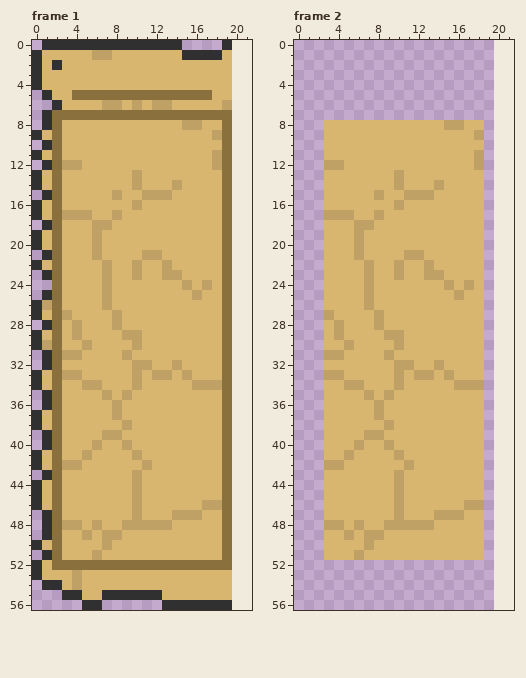
Pixel-art file: Assets/Sprites/UI/Builder/RightPanel/Background.aseprite. Above is the file before it was changed.
20x57 pixels, 2 frames. Shown: frame 1, frame 2. The old version is drawn lined up with the new one, on the new canvas.
The same view after the edit:
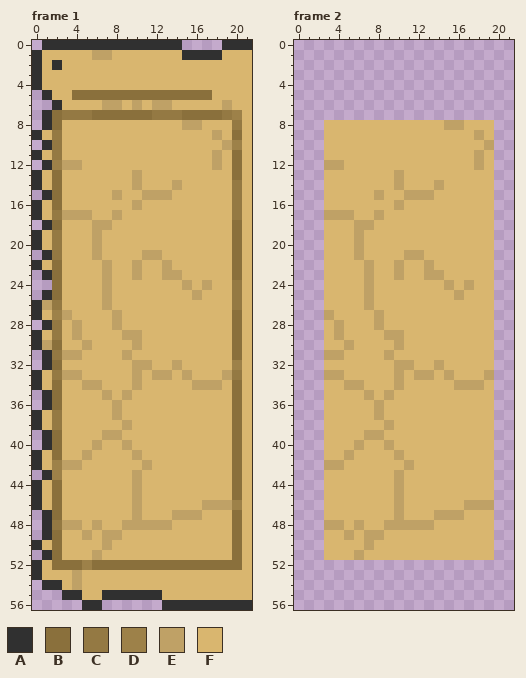
Palette (. is transparent): A #303030  B #8a703c  C #947943  D #9d8149  E #bfa166  F #d9b66f
What changed:
canvas 20x57 -> 22x57
Frame 1:
The author put colour A in row 0 at x 20 to 21; in row 56 at x 20 to 21.
The author put colour B in row 9 at x 20; in rows 11 to 13 at x 20; in rows 18 to 23 at x 20; in rows 27 to 31 at x 20; in rows 34 to 45 at x 20; in rows 47 to 52 at x 20.
The author put colour C in row 8 at x 20; in rows 14 to 17 at x 20; in rows 24 to 26 at x 20; in row 33 at x 20.
Colour B becomes colour C in row 7 at x 3 to 5, 12 to 14 and 19; in rows 9 to 11 at x 2; in row 17 at x 2; in rows 19 to 21 at x 2; in row 26 at x 2; in rows 28 to 29 at x 2.
Colour B becomes colour C in row 31 at x 2; in row 33 at x 2; in rows 37 to 38 at x 2; in row 48 at x 2.
The author put colour D in row 7 at x 20; in row 10 at x 20; in row 32 at x 20; in row 46 at x 20.
Colour B becomes colour D in row 12 at x 2; in row 27 at x 2; in rows 42 to 43 at x 2; in row 52 at x 5.
Colour B becomes colour E in row 10 at x 19; in row 33 at x 19; in row 46 at x 19.
The author put colour F in rows 1 to 6 at x 20 to 21; in rows 7 to 52 at x 21; in rows 53 to 55 at x 20 to 21.
Colour B becomes colour F in rows 8 to 9 at x 19; in rows 11 to 32 at x 19; in rows 34 to 45 at x 19; in rows 47 to 51 at x 19.
Frame 2:
The author put colour E in row 10 at x 19; in row 33 at x 19; in row 46 at x 19.
The author put colour F in rows 8 to 9 at x 19; in rows 11 to 32 at x 19; in rows 34 to 45 at x 19; in rows 47 to 51 at x 19.
Boxes around the changes in both pictures, in picture pixels (x1, y1, x2, y2):
changed: (222, 40, 252, 610)
changed: (52, 110, 92, 430)
changed: (152, 110, 182, 120)
changed: (52, 460, 62, 480)
changed: (52, 520, 92, 570)
added: (484, 120, 494, 560)
